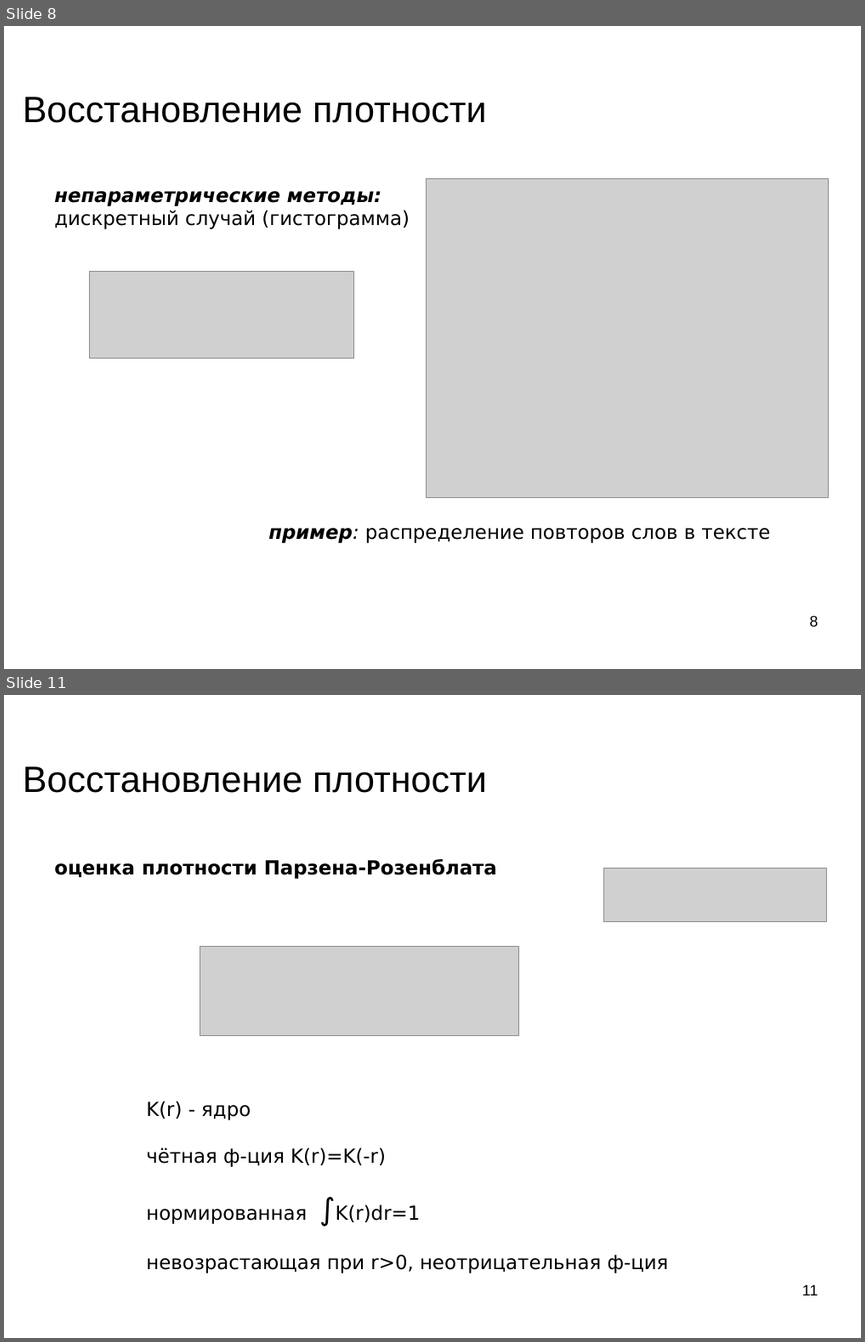
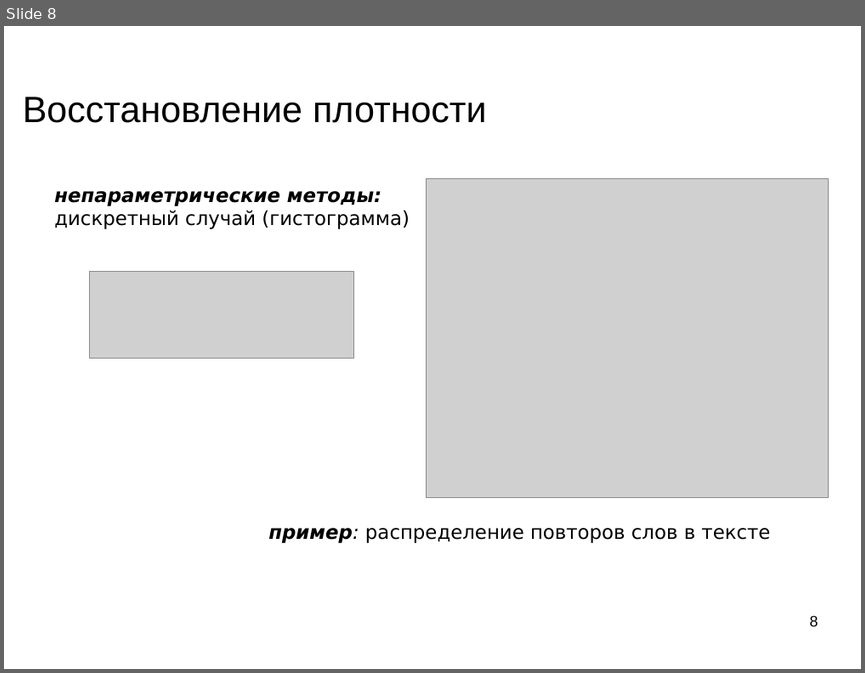
Before and after one commit to mechanoid5/ml_lectorium_legacy, a slide deck: 05-em.odp. Shown one above the other, each under a label of ours: slides 8 and 11 before the commit, slide 8 after it; the slides between them are not shown. The pictures are 865x1342 and 865x673 pixels, drawn with LibreOffice and Linux fonts; fonts in the diff are those of the drawing; grey boxes stand for pictures; background and template pictures are left out. Boxes give left, top, right and bottom in pixels: in the first picture for what was removed or moved away, otherwise in the second. Text is boxed around its words. In the diff, an @@ line names an element or a change of style, - is before the commit and + after.

```diff
--- a/05-em.odp
+++ b/05-em.odp
@@ slide 11 removed at bbox=[4, 695, 861, 1338], background picture (left out) @@
@@ title removed at bbox=[23, 766, 487, 793] @@
-Восстановление плотности
@@ text removed at bbox=[54, 859, 497, 879] @@
-оценка плотности Парзена-Розенблата
@@ picture removed at bbox=[604, 868, 827, 921] @@
@@ picture removed at bbox=[200, 946, 519, 1036] @@
@@ text removed at bbox=[146, 1100, 669, 1273] @@
-K(r) - ядро
-чётная ф-ция K(r)=K(-r)
-нормированная ∫K(r)dr=1
-невозрастающая при r>0, неотрицательная ф-ция
@@ page number removed at bbox=[802, 1284, 817, 1295] @@
-11
```
Also in this commit, not shown: 8 slides changed, 1 slide added, 6 other slides removed, 2 other files.
